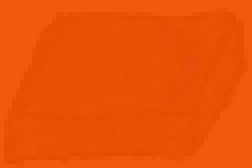
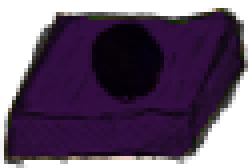
Layered file, before and after one edit (252 × 168). Changes by layer:
hid "Layer #3" over [left=152, top=20, right=204, bottom=108]
added layer "Layer #7" above "Layer #6" over [left=88, top=20, right=168, bottom=104]
added layer "Layer #6" above "Layer #1" over [left=88, top=20, right=168, bottom=104]
showed "Layer #1" over [left=88, top=20, right=168, bottom=104]
hid "Pasted Layer copy" over [left=0, top=4, right=248, bottom=168]
added layer "Pasted Layer copy #1" (darken, 18%) above "Pasted Layer" over [left=0, top=4, right=248, bottom=168]
"Pasted Layer": blend color burn → normal over [left=0, top=4, right=248, bottom=168]
added layer "Layer copy #1" above "Layer copy" over [left=4, top=8, right=248, bottom=160]
hid "Layer", opacity 95% → 100%, blend addition → normal, moved it below "Layer copy", painted on it over [left=0, top=0, right=252, bottom=168]
